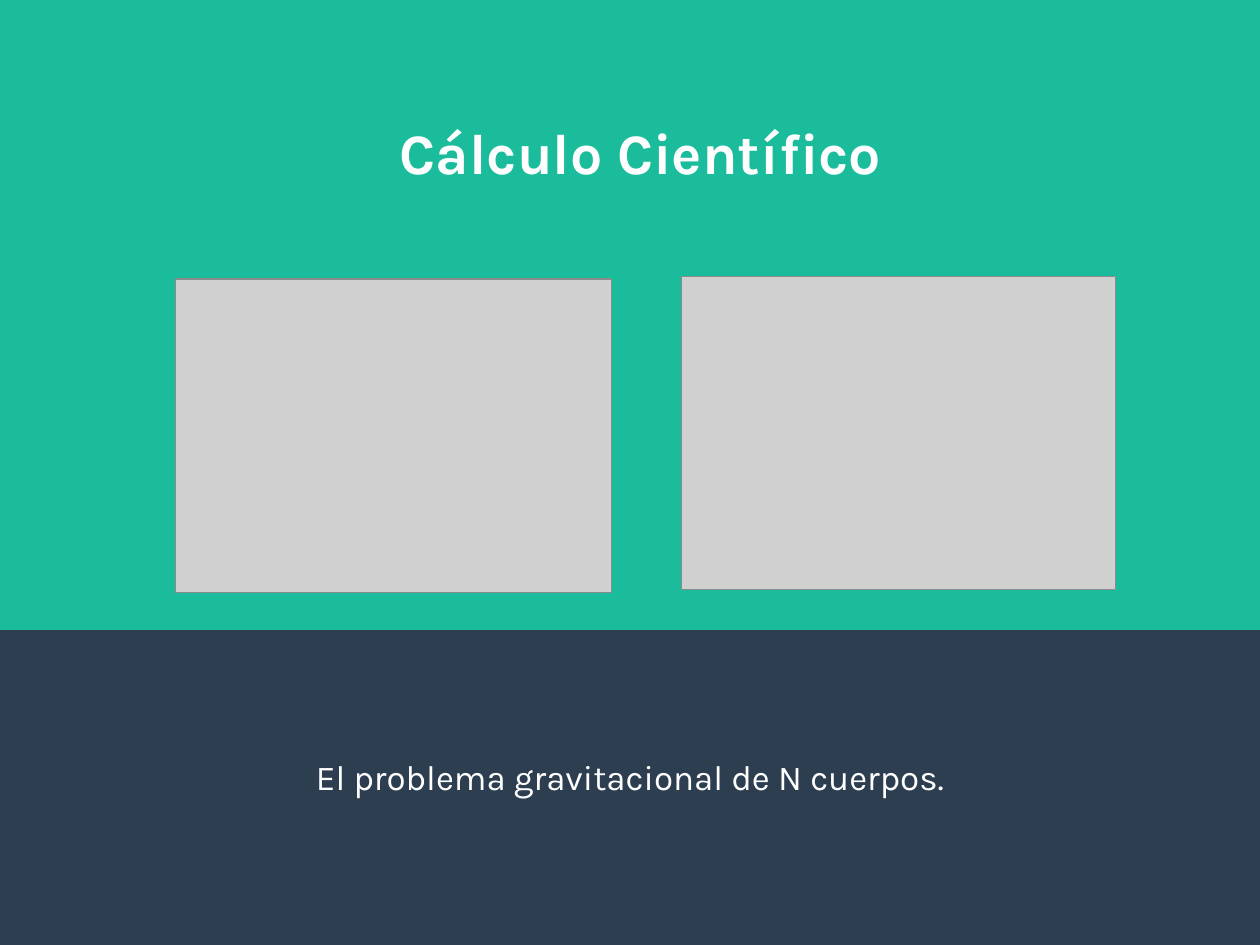
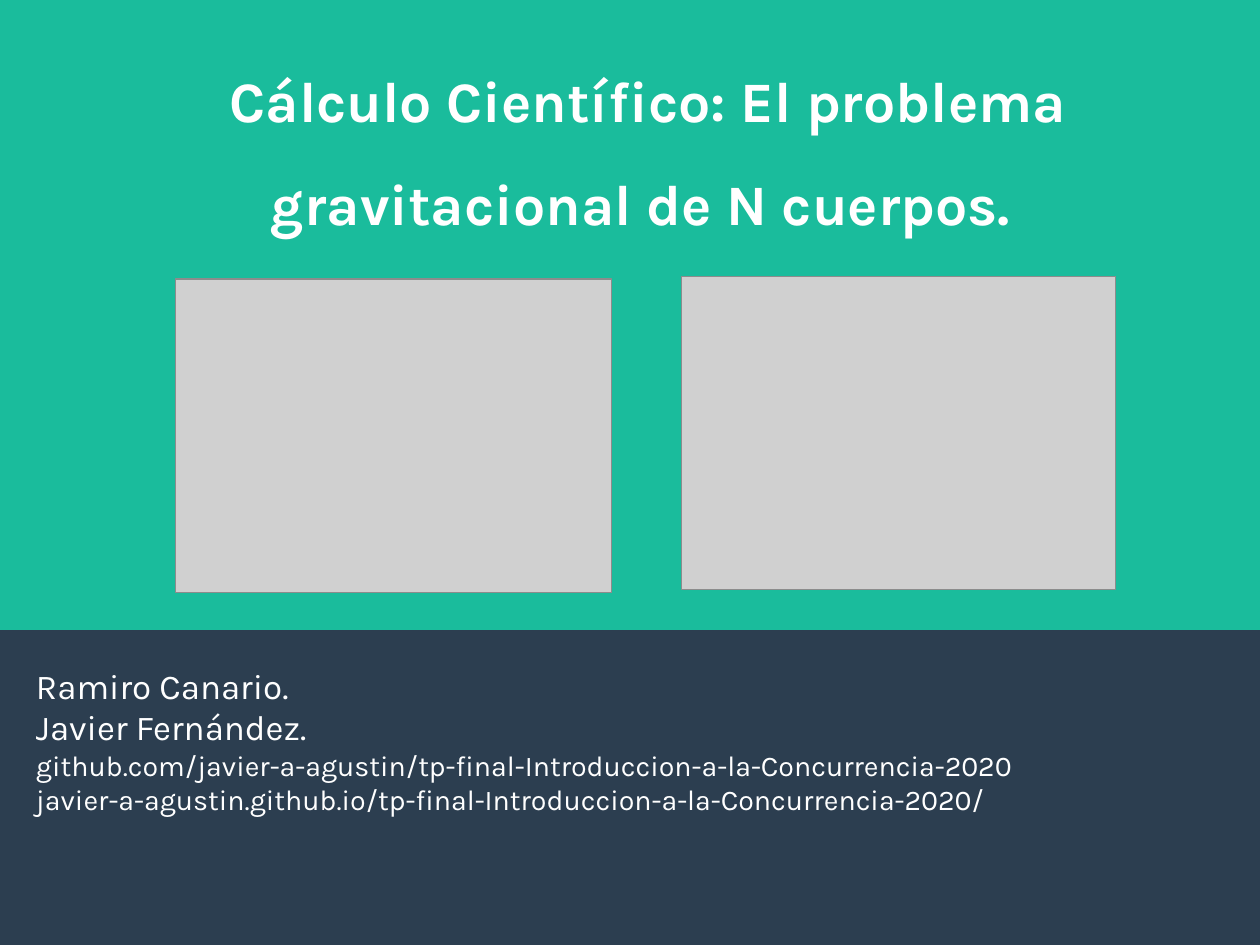
Before and after one commit to javier-a-agustin/tp-final-Introduccion-a-la-Concurrencia-2020, a slide deck: slide 1 of presentacion.odp. Drawn at 1260x945 pixels with LibreOffice and Linux fonts; fonts in the diff are those of the drawing; grey boxes stand for pictures. Boxes give left, top, right and bottom in pixels: in the first picture for what was removed or moved away, otherwise in the second. Text is boxed around its words. In the diff, an @@ line names an element or a change of style, - is before the commit and + after.

```diff
--- a/presentacion.odp
+++ b/presentacion.odp
@@ title at (229, 77, 1066, 239): text changed @@
-Cálculo Científico
+Cálculo Científico: El problema gravitacional de N cuerpos.
@@ subtitle added at (36, 675, 1012, 817), 18 pt, text #FFFFFF @@
+Ramiro Canario.
+Javier Fernández.
+github.com/javier-a-agustin/tp-final-Introduccion-a-la-Concurrencia-2020
+javier-a-agustin.github.io/tp-final-Introduccion-a-la-Concurrencia-2020/
@@ subtitle removed at (316, 766, 944, 799) @@
-El problema gravitacional de N cuerpos.
```
Also in this commit, not shown: 1 other slide changed, 3 slides added, 1 slide removed, 1 other file.
